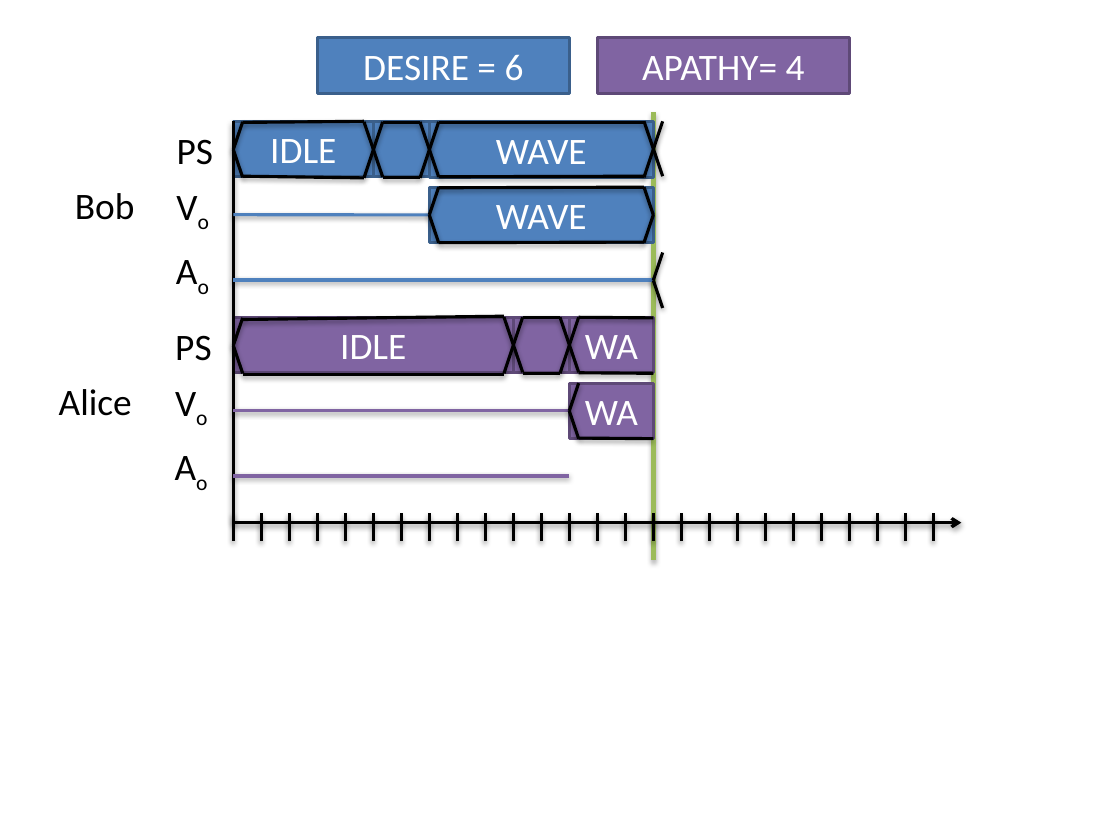
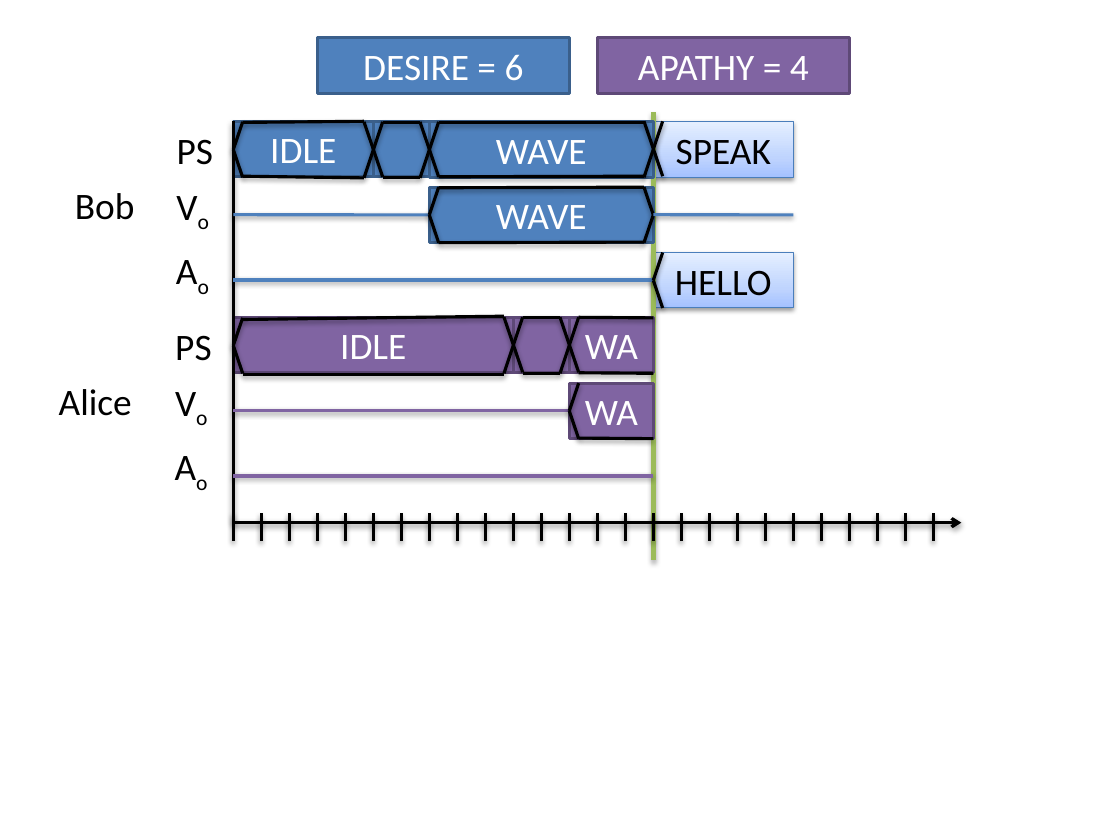
Before and after one commit to ericmercer/workload, a slide deck: slide 25 of publications_and_presentations/FVHMS-2014.pptx. Drawn at 1120x840 pixels with LibreOffice and Linux fonts; fonts in the diff are those of the drawing; background and template pictures are left out. Boxes give left, top, right and bottom in pixels: in the first picture for what was removed or moved away, otherwise in the second. Text is boxed around its words. In the diff, an @@ line names an element or a change of style, - is before the commit and + after.

Commit message:
Added

```diff
--- a/publications_and_presentations/FVHMS-2014.pptx
+++ b/publications_and_presentations/FVHMS-2014.pptx
@@ text in rectangle at box(638, 56, 809, 80): spaces changed @@
-APATHY= 4
+APATHY = 4
@@ rectangle added at box(653, 122, 793, 178), fill gradient #A4C4FF to #BFD4FF to #E6EEFF, outline #4B7EBC 0.75 pt, 24 pt, text #000000 @@
+SPEAK
@@ line added from (653, 215) to (793, 215), #4F81BD 2 pt @@
@@ rectangle added at box(653, 252, 793, 308), fill gradient #A4C4FF to #BFD4FF to #E6EEFF, outline #4B7EBC 0.75 pt, 24 pt, text #000000 @@
+HELLO
@@ line moved from (233, 476) - (569, 476) to (233, 476) - (653, 476) @@
```
Also in this commit, not shown: 18 other slides changed, 6 slides added, 9 slides removed.
